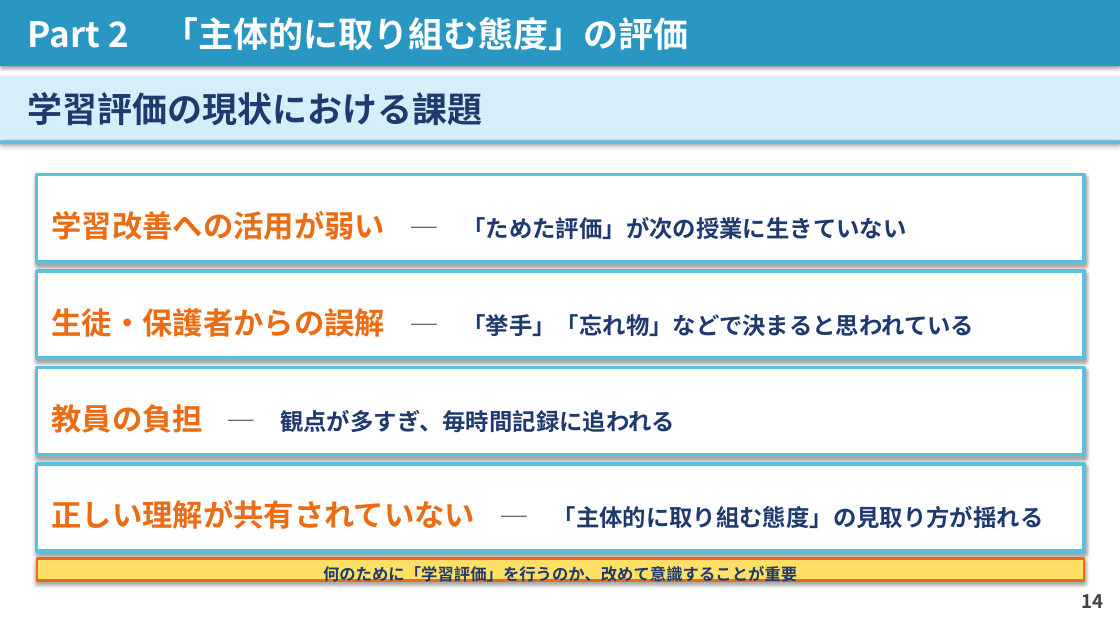
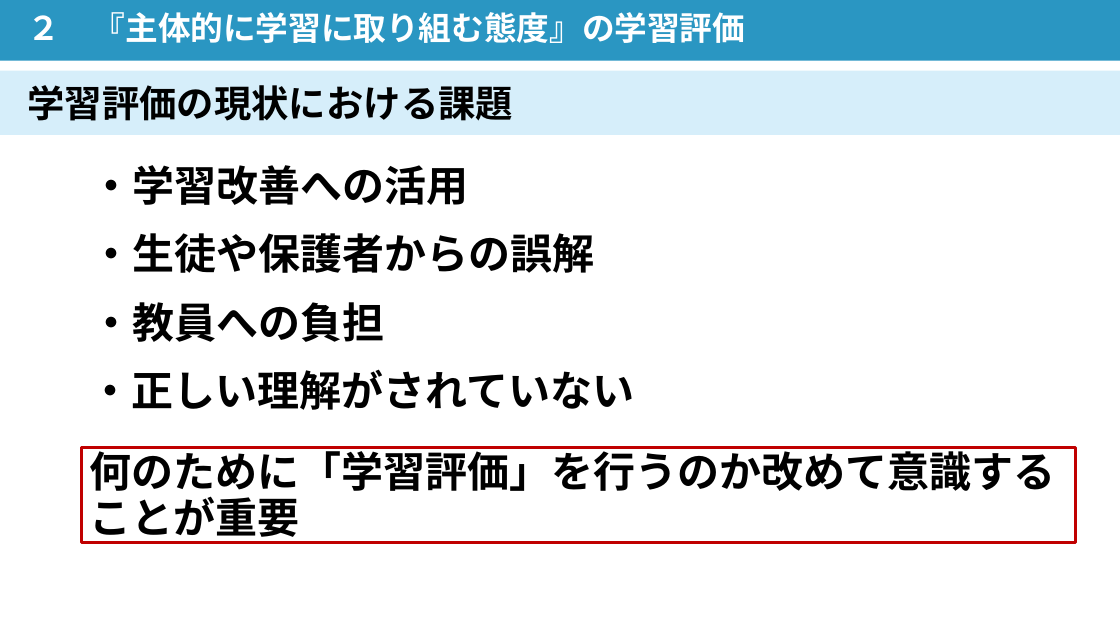
Before and after one commit to contynet730-star/con30, a slide deck: slide 12 of 講義スライド_石神井南中_20260603.pptx (slide 14 before the commit). Drawn at 1120x630 pixels with LibreOffice and Linux fonts; fonts in the diff are those of the drawing. Boxes give left, top, right and bottom in pixels: in the first picture for what was removed or moved away, otherwise in the second. Text is boxed around its words. In the diff, an @@ line names an element or a change of style, - is before the commit and + after.

```diff
--- a/講義スライド_石神井南中_20260603.pptx
+++ b/講義スライド_石神井南中_20260603.pptx
@@ rectangle "２ 『主体的に学習に取り組む態度』の学習評価": place and size @@
-rectangle "２ 『主体的に学習に取り組む態度』の学習評価" at <box>0,0,1120,66</box>
+rectangle "２ 『主体的に学習に取り組む態度』の学習評価" at <box>0,0,1120,60</box>
@@ rectangle "２ 『主体的に学習に取り組む態度』の学習評価" at <box>0,0,1120,60</box>: shadow off @@
@@ text in rectangle at <box>28,12,745,43</box>: text changed; size 30 to 28 pt @@
-Part 2 「主体的に取り組む態度」の評価
+２ 『主体的に学習に取り組む態度』の学習評価
@@ rectangle "学習評価の現状における課題": place and size @@
-rectangle "学習評価の現状における課題" at <box>0,76,1120,141</box>
+rectangle "学習評価の現状における課題" at <box>0,71,1120,135</box>
@@ rectangle "学習評価の現状における課題" at <box>0,71,1120,135</box>: size 30 to 32 pt, text colour #1F3A6E to #000000; shadow off @@
@@ rectangle removed at <box>0,140,1120,144</box> @@
@@ rectangle removed at <box>37,175,1085,262</box> @@
-学習改善への活用が弱い ─ 「ためた評価」が次の授業に生きていない
@@ text added at <box>90,165,468,205</box>, 36 pt, text #000000, bold @@
+・学習改善への活用
@@ text added at <box>90,233,594,273</box>, 36 pt, text #000000, bold @@
+・生徒や保護者からの誤解
@@ rectangle removed at <box>37,271,1085,359</box> @@
-生徒・保護者からの誤解 ─ 「挙手」「忘れ物」などで決まると思われている
@@ text added at <box>90,302,384,342</box>, 36 pt, text #000000, bold @@
+・教員への負担
@@ rectangle removed at <box>37,367,1085,455</box> @@
-教員の負担 ─ 観点が多すぎ、毎時間記録に追われる
@@ text added at <box>90,369,635,410</box>, 36 pt, text #000000, bold @@
+・正しい理解がされていない
@@ rectangle "何のために「学習評価」を行うのか改めて意識することが重要": place and size @@
-rectangle "何のために「学習評価」を行うのか改めて意識することが重要" at <box>37,559,1085,581</box>
+rectangle "何のために「学習評価」を行うのか改めて意識することが重要" at <box>82,448,1075,543</box>
@@ rectangle "何のために「学習評価」を行うのか改めて意識することが重要" at <box>82,448,1075,543</box>: vertical alignment middle to top; fill #FFE066 to none; outline #EB6C15 2 pt to #C00000 3 pt; shadow off @@
@@ text in rectangle at <box>90,446,1056,544</box>: text changed; size 14 to 36 pt; text colour #1F3A6E to #000000 @@
-何のために「学習評価」を行うのか、改めて意識することが重要
+何のために「学習評価」を行うのか改めて意識することが重要
@@ rectangle removed at <box>37,464,1085,551</box> @@
-正しい理解が共有されていない ─ 「主体的に取り組む態度」の見取り方が揺れる
@@ text removed at <box>1081,594,1103,608</box> @@
-14
```
Also in this commit, not shown: 21 other slides changed, 5 slides added, 8 slides removed.
